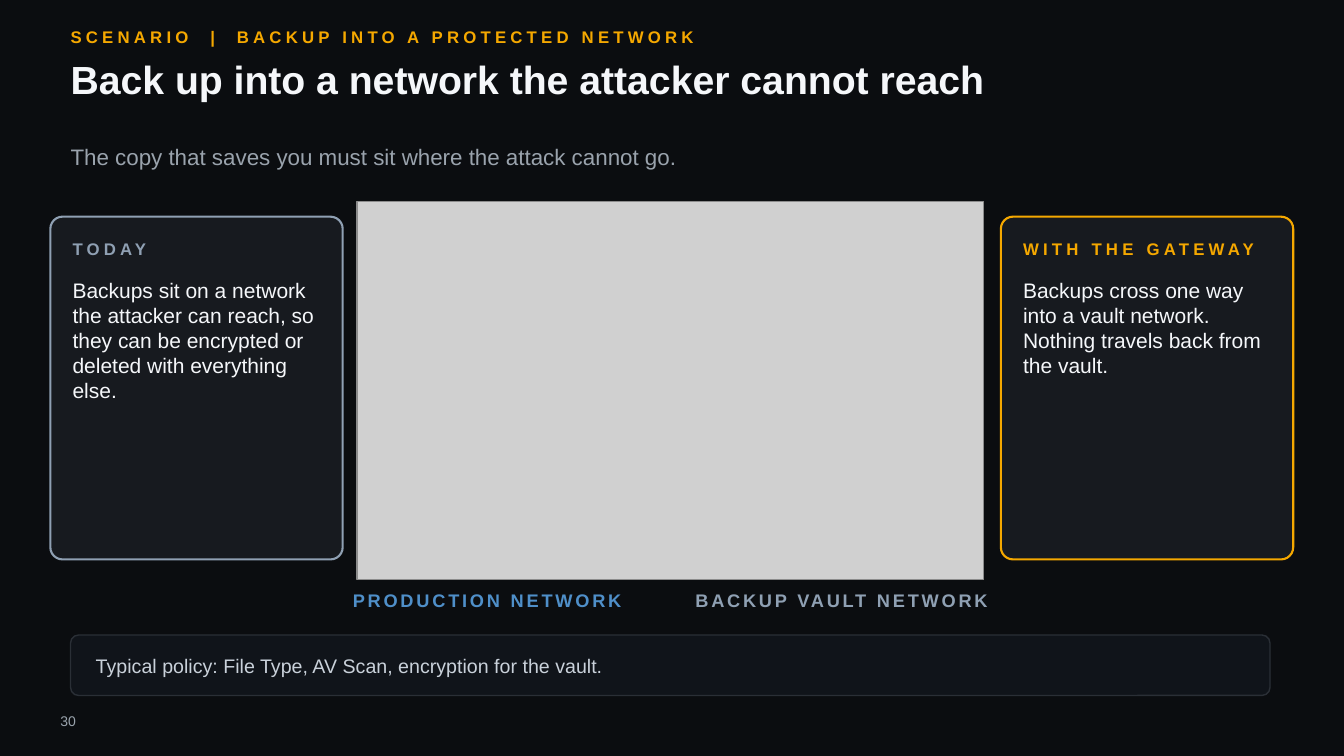
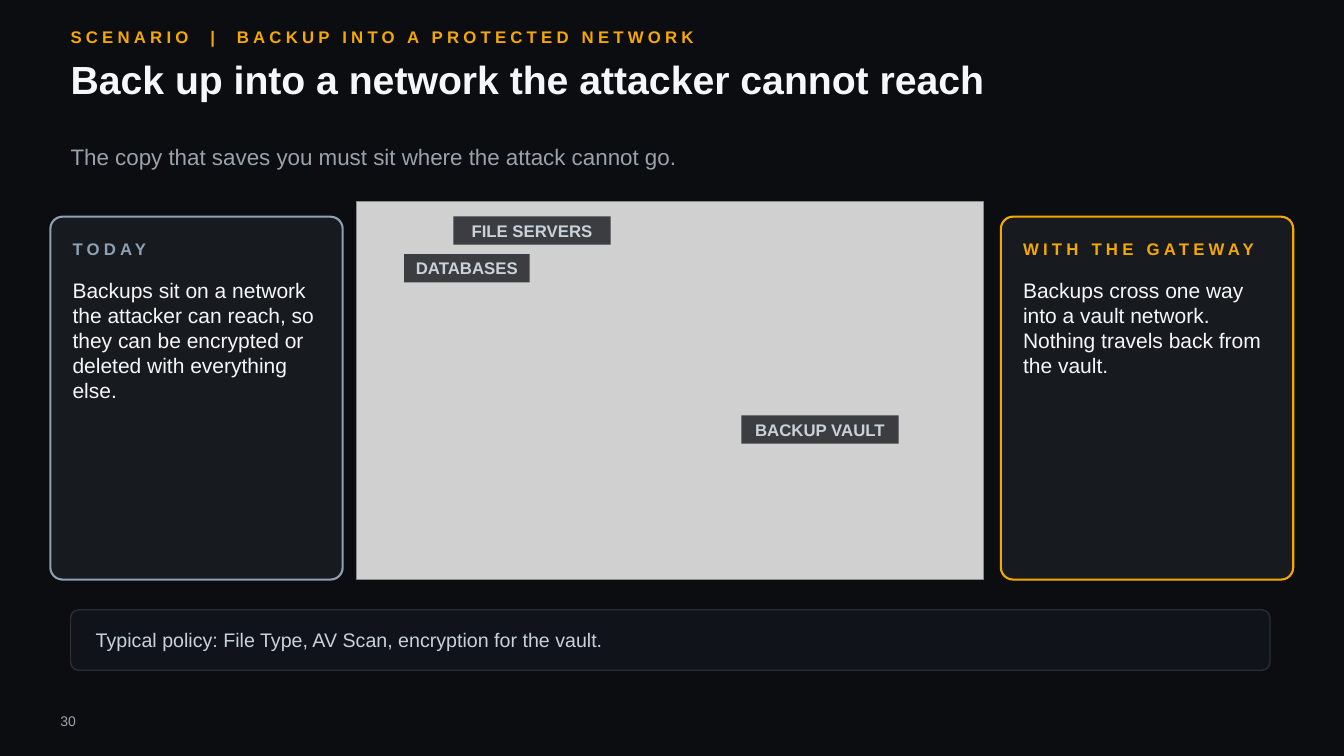
Before and after one commit to hybridus/DFX_Marketing, a slide deck: slide 30 of Projects/04_Presales_Gateway_Deck/pilot/raw.pptx. Drawn at 1344x756 pixels with LibreOffice and Linux fonts; fonts in the diff are those of the drawing; grey boxes stand for pictures; background and template pictures are left out. Boxes give left, top, right and bottom in pixels: in the first picture for what was removed or moved away, otherwise in the second. Text is boxed around its words. In the diff, an @@ line names an element or a change of style, - is before the commit and + after.

```diff
--- a/Projects/04_Presales_Gateway_Deck/pilot/raw.pptx
+++ b/Projects/04_Presales_Gateway_Deck/pilot/raw.pptx
@@ rounded rectangle: place and size @@
-rounded rectangle at box(50, 217, 343, 560)
+rounded rectangle at box(50, 217, 343, 580)
@@ rectangle added at box(454, 217, 611, 245), fill #0B0D10 at 75% opacity, 12 pt, text #C9D1DA, bold @@
+FILE SERVERS
@@ rounded rectangle: place and size @@
-rounded rectangle at box(1001, 217, 1294, 560)
+rounded rectangle at box(1001, 217, 1294, 580)
@@ rectangle added at box(404, 254, 530, 282), fill #0B0D10 at 75% opacity, 12 pt, text #C9D1DA, bold @@
+DATABASES
@@ rectangle added at box(742, 415, 899, 444), fill #0B0D10 at 75% opacity, 12 pt, text #C9D1DA, bold @@
+BACKUP VAULT
@@ text removed at box(353, 594, 622, 607) @@
-PRODUCTION NETWORK
@@ text removed at box(645, 585, 988, 615) @@
-BACKUP VAULT NETWORK
@@ rounded rectangle: place and size @@
-rounded rectangle at box(71, 635, 1270, 696)
+rounded rectangle at box(71, 610, 1270, 670)
@@ text "Typical policy: File Type, AV ...": place and size @@
-text "Typical policy: File Type, AV ..." at box(96, 658, 602, 677)
+text "Typical policy: File Type, AV ..." at box(96, 632, 602, 651)
```
Also in this commit, not shown: 19 other slides changed, 38 other files.
